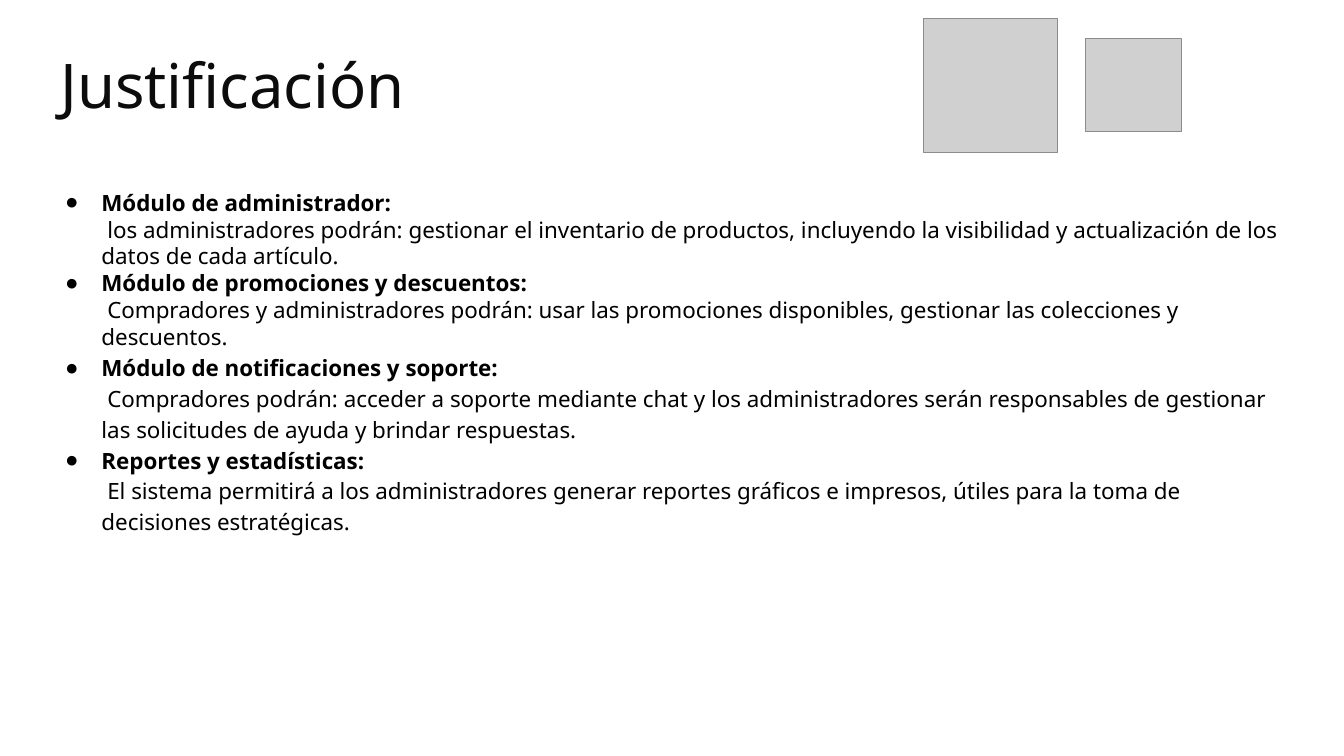
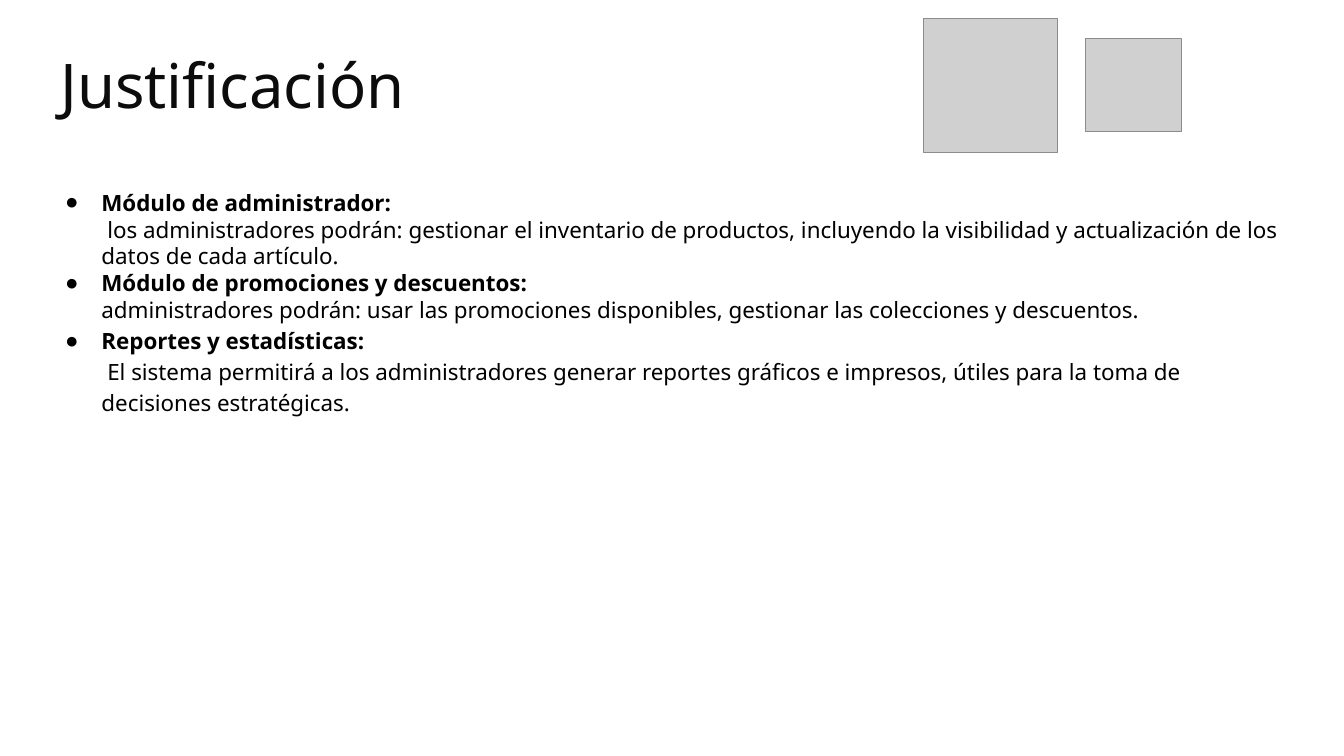
Before and after one commit to Katherin-22/zefiro, a slide deck: slide 12 of 01_proyecto/trim1/01_contextualizacion_proyecto/Presentación del Proyecto.pptx (slide 11 before the commit). Drawn at 1344x756 pixels with LibreOffice and Linux fonts; fonts in the diff are those of the drawing; grey boxes stand for pictures; background and template pictures are left out. Boxes give left, top, right and bottom in pixels: in the first picture for what was removed or moved away, otherwise in the second. Text is boxed around its words. In the diff, an @@ line names an element or a change of style, - is before the commit and + after.

```diff
--- a/01_proyecto/trim1/01_contextualizacion_proyecto/Presentación del Proyecto.pptx
+++ b/01_proyecto/trim1/01_contextualizacion_proyecto/Presentación del Proyecto.pptx
@@ text at bbox=[101, 274, 1138, 324]: text changed @@
-● Módulo de promociones y descuentos:
-  Compradores y administradores podrán: usar las promociones disponibles, gestionar las colecciones y descuentos.
-● Módulo de notificaciones y soporte:
-  Compradores podrán: acceder a soporte mediante chat y los administradores serán responsables de gestionar las solicitudes de ayuda y brindar respuestas.
+● Módulo de promociones y descuentos:
+  administradores podrán: usar las promociones disponibles, gestionar las colecciones y descuentos.
```
Also in this commit, not shown: 5 other slides changed, 9 slides added.
